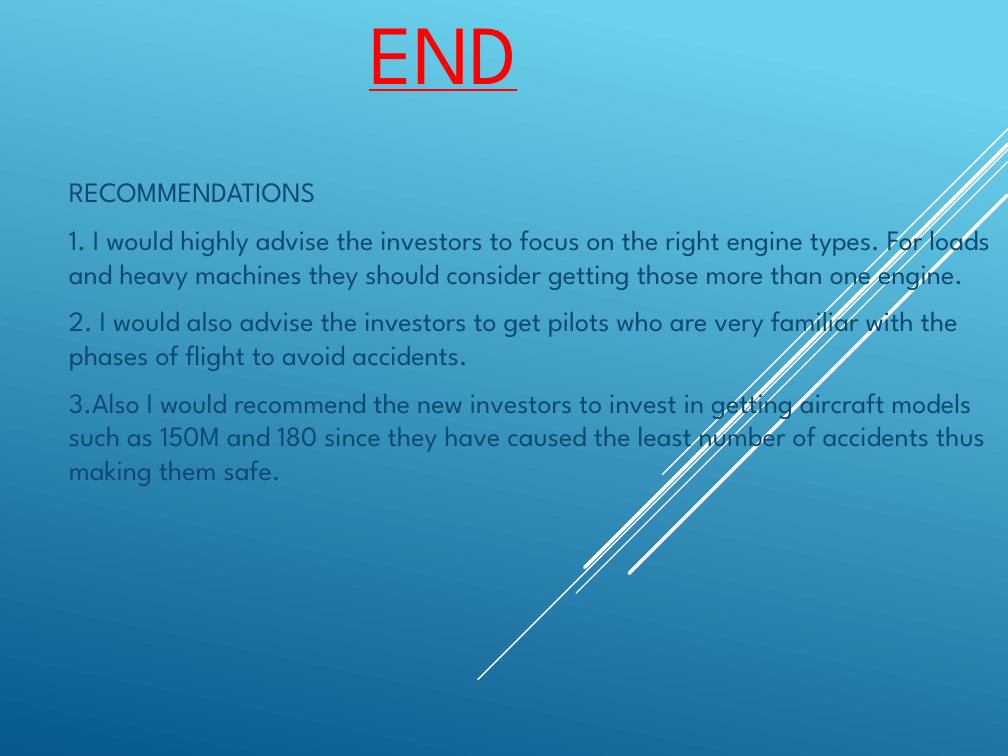
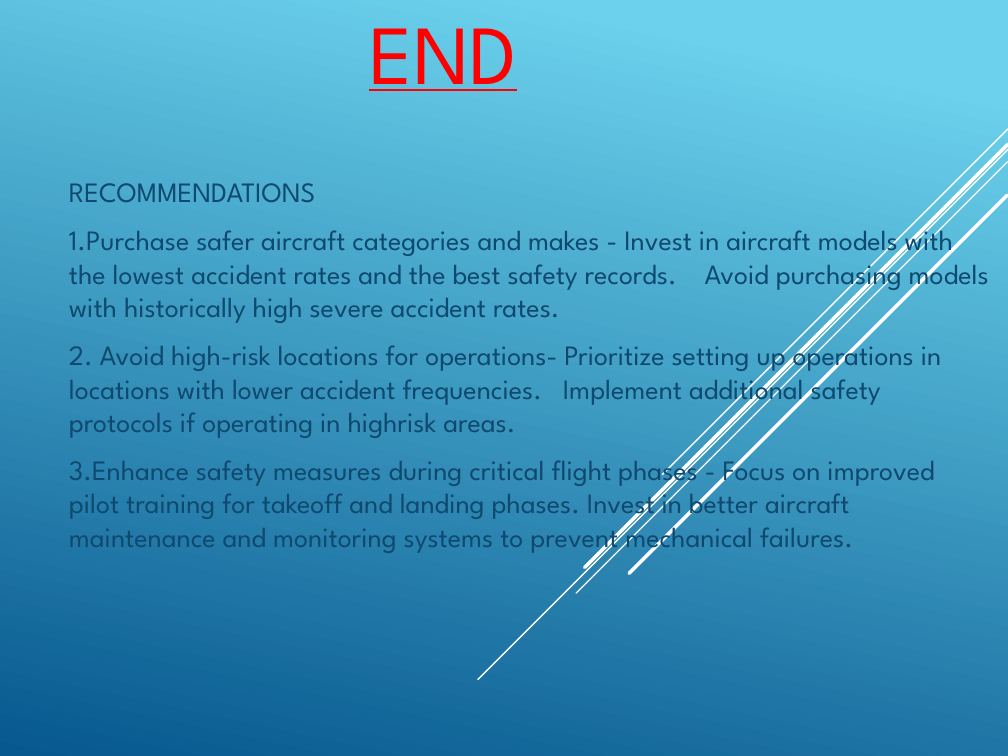
Before and after one commit to Zena-Karari/Final-Phase-1-Project, a slide deck: slide 9 of presentation.PDF.pptx. Drawn at 1008x756 pixels with LibreOffice and Linux fonts; fonts in the diff are those of the drawing. Boxes give left, top, right and bottom in pixels: in the first picture for what was removed or moved away, otherwise in the second. Text is boxed around its words. In the diff, an @@ line names an element or a change of style, - is before the commit and + after.

```diff
--- a/presentation.PDF.pptx
+++ b/presentation.PDF.pptx
@@ subtitle at <box>69,222,989,556</box>: text changed @@
-1. I would highly advise the investors to focus on the right engine types. For loads and heavy machines they should consider getting those more than one engine.
-2. I would also advise the investors to get pilots who are very familiar with the phases of flight to avoid accidents.
-3.Also I would recommend the new investors to invest in getting aircraft models such as 150M and 180 since they have caused the least number of accidents thus making them safe.
+1.Purchase safer aircraft categories and makes - Invest in aircraft models with the lowest accident rates and the best safety records. Avoid purchasing models with historically high severe accident rates.
+2. Avoid high-risk locations for operations- Prioritize setting up operations in locations with lower accident frequencies. Implement additional safety protocols if operating in highrisk areas.
+3.Enhance safety measures during critical flight phases - Focus on improved pilot training for takeoff and landing phases. Invest in better aircraft maintenance and monitoring systems to prevent mechanical failures.
```
Also in this commit, not shown: 1 other slide changed, 4 other files.
